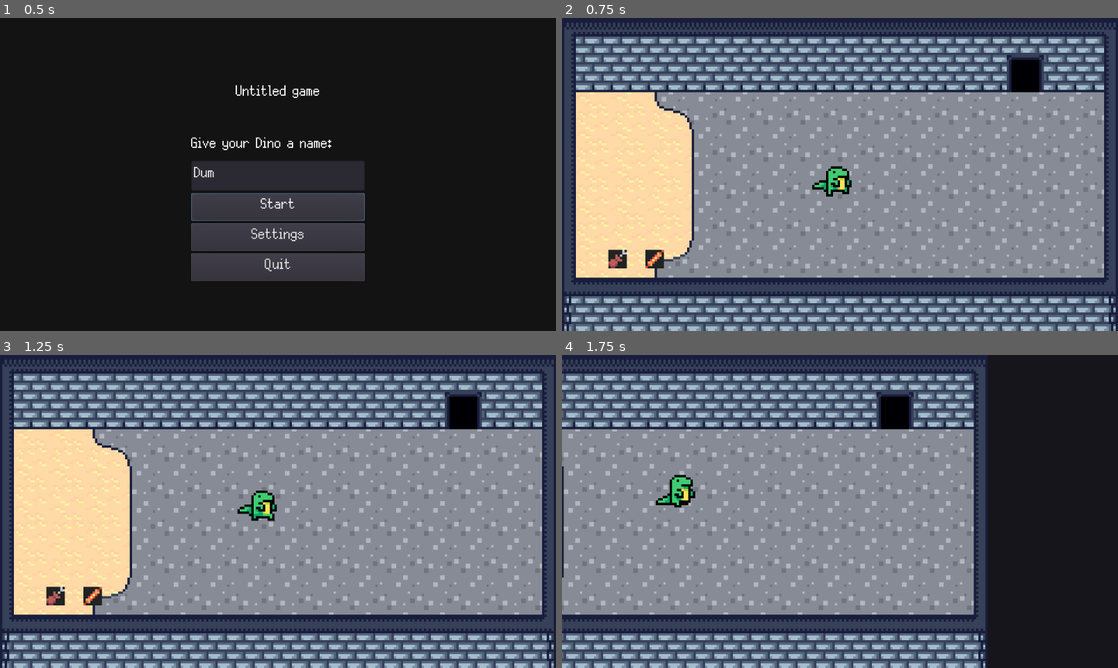
Above: before the commit, frames 1-4 (two rows, left to right).
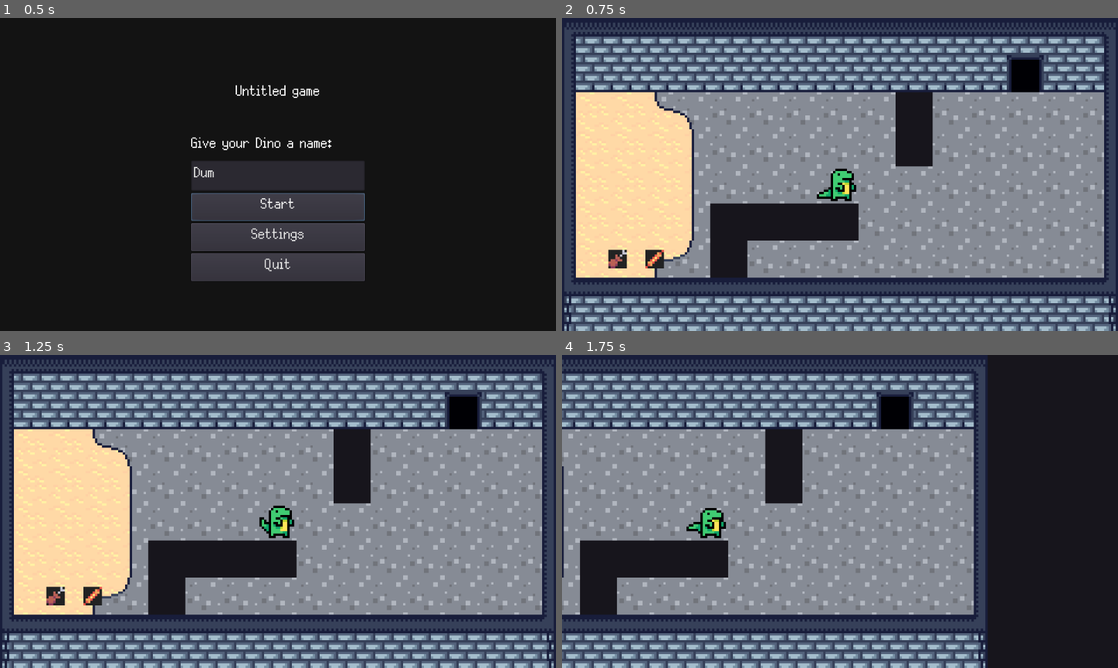
Above: after the commit, the same moments.

Repository: colinbellino/ai-and-games-2022
Game: Godot game, scene res://media/scenes/main.tscn
Same seed, same stepped clock (60 frames per second), same inputs: the game is played once before the commit and once after it.
Inputs (mouse positions are in pixels of both pictures, inside the frame that each line leads up to):
- Up to frame 1 (0.5 s): no input
- Up to frame 2 (0.75 s): click "Start" at 0.5 s
- Up to frame 3 (1.25 s): no input
- Up to frame 4 (1.75 s): move the mouse to (823, 505) at 1.27 s; hold D (move_right) from 1.28 s (still down); click (823, 505) at 1.35 s

Frame 1 is identical in both runs. In frame 2, 6.2% of the frame differs, in the area x 26-67%, y 23-84%; in frame 3, 6.5%; in frame 4, 6.5%, in the area x 3-44%, y 23-84%.
Error after the commit: Invalid call. Nonexistent function 'get_closest_point' in base 'Nil'. (res://src/Game.gd:26)

Commit message:
Fix pathfinding around walls

Diff:
--- a/src/DebugDraw.gd
+++ b/src/DebugDraw.gd
@@ -18,7 +18,6 @@
     var scale := Globals.SPRITE_SIZE * Globals.SCALE
     var TEXT_OFFSET := Vector2(0.3, 0.6)
 
-    Globals.mouse_closest_point = Globals.astar.get_closest_point(Globals.mouse_position - Globals.CELL_CENTER_OFFSET)
     var point_position := Globals.astar.get_point_position(Globals.mouse_closest_point)
     draw_rect(Rect2((point_position + Vector2(0.1, 0.1)) * scale, Vector2(0.8, 0.8) * scale),  Color.yellow)
     draw_rect(Rect2(Globals.mouse_position * scale, Vector2(10, 10)), Color.yellow)
--- a/src/Game.gd
+++ b/src/Game.gd
@@ -23,6 +23,7 @@
 
 func _process(delta: float):
     Globals.mouse_position = Globals.camera.get_local_mouse_position() / Globals.SPRITE_SIZE / Globals.SCALE
+    Globals.mouse_closest_point = Globals.astar.get_closest_point(Globals.mouse_position - Globals.CELL_CENTER_OFFSET)
 
     if Input.is_action_just_released("debug_1"):
         Globals.settings.debug_draw = !Globals.settings.debug_draw
--- a/src/LDTK.gd
+++ b/src/LDTK.gd
@@ -189,8 +189,15 @@
         for direction in DIRECTIONS:
             var neighbour_position : Vector2 = cell_position + direction
             var neighour_index := astar.get_closest_point(neighbour_position)
-            if cell_index != neighour_index:
-                astar.connect_points(cell_index, neighour_index, true)
+            var neighbour_position2 := astar.get_point_position(neighour_index)
+            # get_closest_point is getting the closest neighour (even if really far), so we have to check if it's the one we wanted to check
+            if neighbour_position != neighbour_position2:
+                continue
+
+            if cell_index == neighour_index:
+                continue
+
+            astar.connect_points(cell_index, neighour_index, true)
 
     return astar
 
Not shown, changed: media/maps/world_0.ldtk
